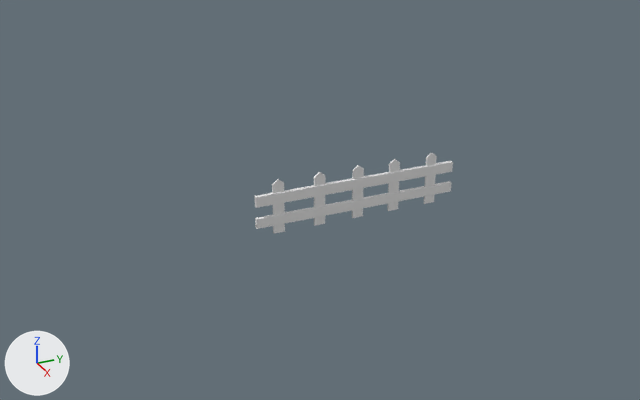
The Blender file models/fence1.blend as it was, and as the next commit left it.
One viewpoint serves both versions: a 50 mm camera at (22.37, -11.34, 12.0) aimed at (-0.38, -1.11, 0.63). The lights are fixed; the arrows at lower left show +X, +Y and +Z. The picture after the commit comes second.

Before the edit, the objects in view are built like this:
```python
me_cube = bpy.data.meshes.new('Cube')
me_cube.from_pydata(...)  # 76 vertices, 52 faces; spans x -0.06..0.06, y -3.36..3.36, z 0.0..1.74
me_cube.materials.append(mat_material)  # its picture is missing
ob_cube = bpy.data.objects.new('Cube', me_cube)
ob_cube.location = (0.0, 0.0, 0.0)
```
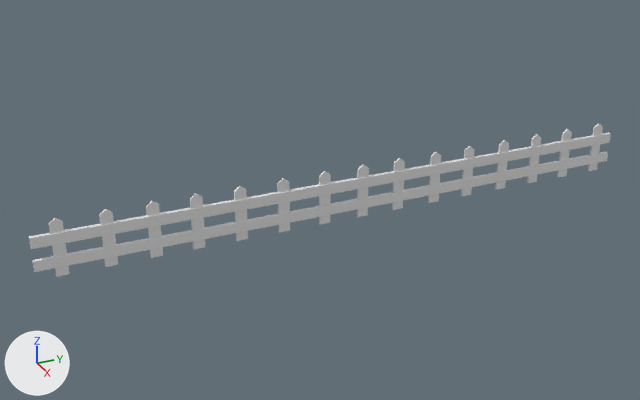
Pixel boxes [x1, y1, x2, y2] of what changed, in the pictures (640 x 400 px; the box of a moved part takes in the faces that stretch with it):
'Cube', reshaped (192% wider, 89% taller): before [254, 153, 453, 234]; after [29, 123, 611, 277]
part 1 of me_cube, moved or reshaped: before [272, 179, 285, 234]; after [146, 201, 163, 258]
part 2 of me_cube, moved or reshaped: before [314, 172, 325, 226]; after [190, 193, 205, 249]
part 3 of me_cube, moved or reshaped: before [352, 165, 364, 218]; after [234, 186, 248, 241]
part 4 of me_cube, moved or reshaped: before [387, 159, 400, 211]; after [49, 218, 70, 277]
part 5 of me_cube, moved or reshaped: before [424, 153, 437, 204]; after [99, 209, 118, 267]
part 6 of me_cube, added: after [29, 132, 611, 249]
part 7 of me_cube, added: after [32, 152, 608, 272]
part 8 of me_cube, added: after [357, 164, 369, 217]
part 9 of me_cube, added: after [392, 158, 405, 210]
part 10 of me_cube, added: after [428, 152, 441, 203]
part 11 of me_cube, added: after [277, 178, 290, 233]
part 12 of me_cube, added: after [319, 171, 331, 225]
part 13 of me_cube, added: after [527, 134, 541, 183]
part 14 of me_cube, added: after [557, 129, 572, 177]
part 15 of me_cube, added: after [588, 123, 603, 171]
part 16 of me_cube, added: after [461, 146, 475, 196]
part 17 of me_cube, added: after [495, 140, 509, 190]

What changed in the scene script:
```text
Change me_cube:
    used by ob_cube; location = (0.0, 0.0, 0.0)
    remove me_cube.from_pydata(...)  # 76 vertices, 52 faces; spans x -0.06..0.06, y -3.36..3.36, z 0.0..1.74
    add me_cube.from_pydata(...)  # 196 vertices, 132 faces; spans x -0.06..0.06, y -9.75..9.75, z 0.0..1.74
    me_cube part 1: the loose piece of 12 vertices spanning x -0.03..0.03, y -2.81..-2.45, z 0.0..1.74 is moved by (0.0, -3.76, 0.0)
    me_cube part 2: the loose piece of 12 vertices spanning x -0.03..0.03, y -1.47..-1.11, z 0.0..1.74 is moved by (0.0, -3.84, 0.0)
    me_cube part 3: the loose piece of 12 vertices spanning x -0.03..0.03, y -0.18..0.18, z 0.0..1.74 is moved by (0.0, -3.81, 0.0)
    me_cube part 4: the loose piece of 12 vertices spanning x -0.03..0.03, y 1.08..1.44, z 0.0..1.74 is moved by (0.0, -10.28, 0.0)
    me_cube part 5: the loose piece of 12 vertices spanning x -0.03..0.03, y 2.4..2.76, z 0.0..1.74 is moved by (0.0, -10.26, 0.0)
    me_cube part 6: a new loose piece, a box spanning x -0.06..0.06, y -9.75..9.75, z 0.98..1.31, in mat_material (its picture is missing)
    me_cube part 7: a new loose piece, a box spanning x -0.06..0.06, y -9.75..9.75, z 0.29..0.6, in mat_material (its picture is missing)
    me_cube part 8: the loose piece of 12 vertices spanning x -0.03..0.03, y -0.18..0.18, z 0.0..1.74 is copied, and the copy is moved by (0.0, 0.17, 0.0); it spans x -0.03..0.03, y -0.01..0.35, z 0.0..1.74
    me_cube part 9: the loose piece of 12 vertices spanning x -0.03..0.03, y 1.08..1.44, z 0.0..1.74 is copied, and the copy is moved by (0.0, 0.17, 0.0); it spans x -0.03..0.03, y 1.25..1.61, z 0.0..1.74
    me_cube part 10: the loose piece of 12 vertices spanning x -0.03..0.03, y 2.4..2.76, z 0.0..1.74 is copied, and the copy is moved by (0.0, 0.17, 0.0); it spans x -0.03..0.03, y 2.57..2.93, z 0.0..1.74
    me_cube part 11: the loose piece of 12 vertices spanning x -0.03..0.03, y -2.81..-2.45, z 0.0..1.74 is copied, and the copy is moved by (0.0, 0.17, 0.0); it spans x -0.03..0.03, y -2.64..-2.28, z 0.0..1.74
    me_cube part 12: the loose piece of 12 vertices spanning x -0.03..0.03, y -1.47..-1.11, z 0.0..1.74 is copied, and the copy is moved by (0.0, 0.17, 0.0); it spans x -0.03..0.03, y -1.3..-0.94, z 0.0..1.74
    me_cube part 13: the loose piece of 12 vertices spanning x -0.03..0.03, y 2.4..2.76, z 0.0..1.74 is copied, and the copy is moved by (0.0, 4.05, 0.0); it spans x -0.03..0.03, y 6.45..6.8, z 0.0..1.74
    me_cube part 14: the loose piece of 12 vertices spanning x -0.03..0.03, y 2.4..2.76, z 0.0..1.74 is copied, and the copy is moved by (0.0, 5.3, 0.0); it spans x -0.03..0.03, y 7.7..8.06, z 0.0..1.74
    me_cube part 15: the loose piece of 12 vertices spanning x -0.03..0.03, y 2.4..2.76, z 0.0..1.74 is copied, and the copy is moved by (0.0, 6.62, 0.0); it spans x -0.03..0.03, y 9.02..9.38, z 0.0..1.74
    me_cube part 16: the loose piece of 12 vertices spanning x -0.03..0.03, y 2.4..2.76, z 0.0..1.74 is copied, and the copy is moved by (0.0, 1.42, 0.0); it spans x -0.03..0.03, y 3.81..4.17, z 0.0..1.74
    me_cube part 17: the loose piece of 12 vertices spanning x -0.03..0.03, y 2.4..2.76, z 0.0..1.74 is copied, and the copy is moved by (0.0, 2.75, 0.0); it spans x -0.03..0.03, y 5.15..5.51, z 0.0..1.74
    other edits to the shape of me_cube do not show in these pictures
```
